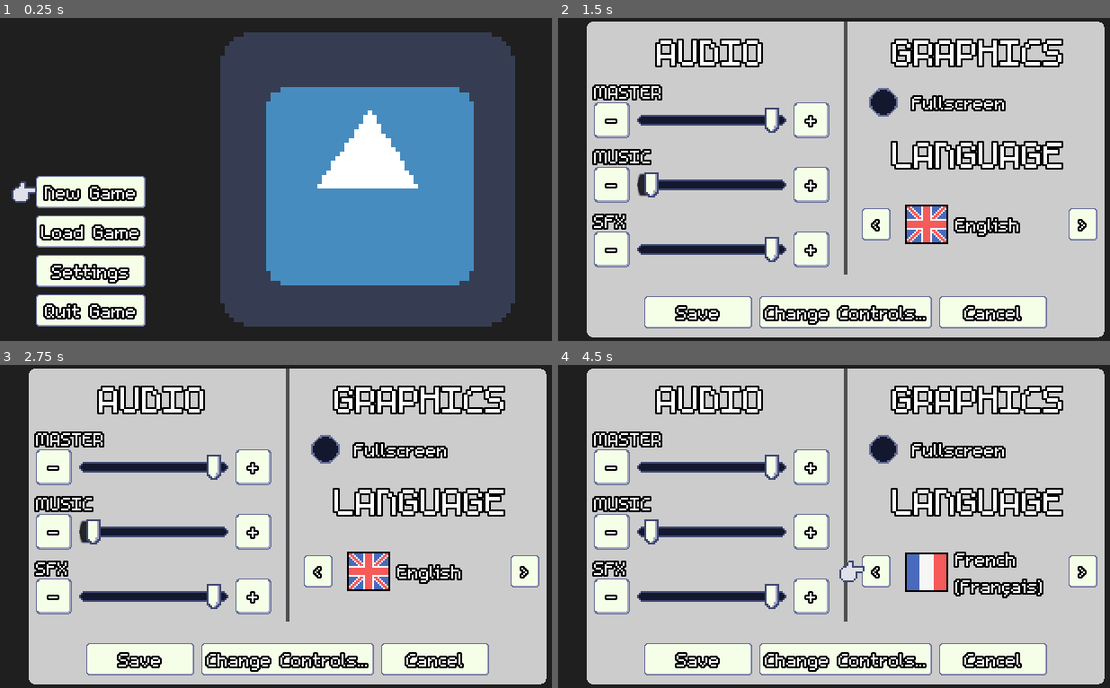
Above: before the commit, frames 1-4 (two rows, left to right).
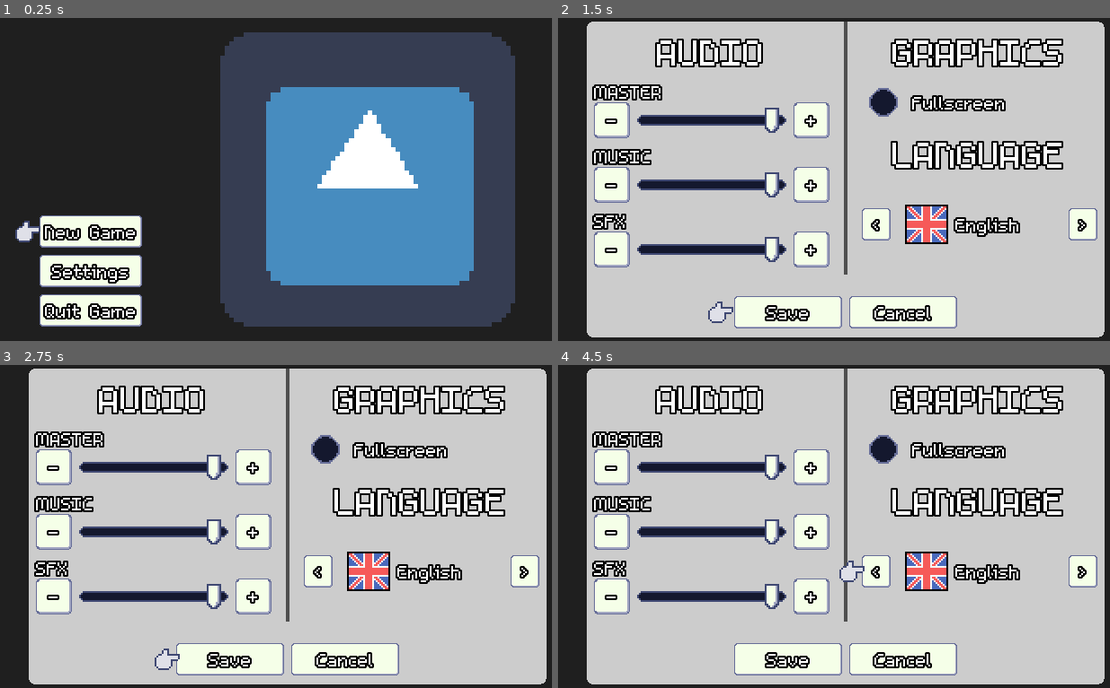
Above: after the commit, the same moments.

Repository: mrcdk/Godot-3.2-Pixelart-Template
Game: Godot game, scene res://Main.tscn
The game is run twice, just before and just after one commit, with the same random seed, the same clock (stepped at 60 frames per second) and the same inputs. The engine's default icon, where the game draws it, is replaced by a stand-in: a white triangle on a blue panel in a dark square.
Inputs:
- Up to frame 1 (0.25 s): no input
- Up to frame 2 (1.5 s): click "Settings" at 0.5 s; click "New Game" at 1.25 s
- Up to frame 3 (2.75 s): click "New Game" at 2 s
- Up to frame 4 (4.5 s): click "-" at 2.75 s; click "+" at 3.5 s; click "<" at 4.25 s

The runs differ from the first frame. In frame 1, 3.2% of the frame differs, in the area x 2-27%, y 48-96%; in frame 2, 5.0%; in frame 3, 5.0%; in frame 4, 7.0%, in the area x 15-89%, y 47-97%.
Error in both runs: Invalid call. Nonexistent function 'apply' in base 'Nil'. (res://Settings.gd:28)

Commit message:
Cleanup and added a HTML5 click grabber

Diff:
--- a/Events.gd
+++ b/Events.gd
@@ -1,4 +1,3 @@
 extends Node
 
-#signal load_game_requested()
-#signal save_game_requested()
+signal html5_click_grabber_clicked()
--- /dev/null
+++ b/HTML5Click.gd
@@ -0,0 +1,11 @@
+extends CanvasLayer
+
+func _ready() -> void:
+	if not OS.get_name() == "HTML5":
+		queue_free()
+	else:
+		get_child(0).show()
+
+func _on_OkayButton_pressed() -> void:
+	Events.emit_signal("html5_click_grabber_clicked")
+	queue_free()
--- /dev/null
+++ b/HTML5Click.tscn
@@ -0,0 +1,41 @@
+[gd_scene load_steps=4 format=2]
+
+[ext_resource path="res://gui/Theme.theme" type="Theme" id=1]
+[ext_resource path="res://HTML5Click.gd" type="Script" id=2]
+
+[sub_resource type="StyleBoxFlat" id=1]
+bg_color = Color( 0, 0, 0, 0.784314 )
+
+[node name="HTML5Click" type="CanvasLayer"]
+pause_mode = 2
+layer = 128
+script = ExtResource( 2 )
+
+[node name="PanelContainer" type="PanelContainer" parent="."]
+visible = false
+anchor_right = 1.0
+anchor_bottom = 1.0
+theme = ExtResource( 1 )
+custom_styles/panel = SubResource( 1 )
+__meta__ = {
+"_edit_use_anchors_": false
+}
+
+[node name="CenterContainer" type="CenterContainer" parent="PanelContainer"]
+margin_right = 320.0
+margin_bottom = 180.0
+
+[node name="VBoxContainer" type="VBoxContainer" parent="PanelContainer/CenterContainer"]
+margin_left = 132.0
+margin_top = 81.0
+margin_right = 187.0
+margin_bottom = 99.0
+
+[node name="OkayButton" type="Button" parent="PanelContainer/CenterContainer/VBoxContainer"]
+margin_right = 55.0
+margin_bottom = 18.0
+focus_mode = 1
+mouse_default_cursor_shape = 2
+enabled_focus_mode = 1
+text = "CLICK ME"
+[connection signal="pressed" from="PanelContainer/CenterContainer/VBoxContainer/OkayButton" to="." method="_on_OkayButton_pressed"]
--- a/Main.tscn
+++ b/Main.tscn
@@ -1,7 +1,10 @@
-[gd_scene load_steps=2 format=2]
+[gd_scene load_steps=3 format=2]
 
+[ext_resource path="res://HTML5Click.tscn" type="PackedScene" id=1]
 [ext_resource path="res://gui/MainMenu.tscn" type="PackedScene" id=3]
 
 [node name="Main" type="Node"]
 
 [node name="MainMenu" parent="." instance=ExtResource( 3 )]
+
+[node name="HTML5Click" parent="." instance=ExtResource( 1 )]
--- /dev/null
+++ b/SaveFile.gd
@@ -0,0 +1,56 @@
+extends Resource
+class_name SaveFile
+
+export (Vector2) var image_size = Vector2.ZERO
+export (int) var image_format = 0
+export (int) var uncompressed_size = 0
+export (PoolByteArray) var compressed_image_buffer = PoolByteArray()
+
+export (String) var title = ""
+export (int) var timestamp = 0
+
+export (PoolByteArray) var data = PoolByteArray()
+export (int) var data_size = 0
+
+var _data = {
+	"player_position": Vector2(100, 20),
+	"health": 100,
+	"enemies_left": 50,
+	"test": "testing a string",
+}
+
+var image_texture = ImageTexture.new()
+
+func get_texture():
+	if compressed_image_buffer.empty(): return image_texture
+
+	var img = Image.new()
+	var buffer = compressed_image_buffer.decompress(uncompressed_size, File.COMPRESSION_DEFLATE)
+	img.create_from_data(image_size.x, image_size.y, false, image_format, buffer)
+
+	image_texture.create_from_image(img)
+
+	return image_texture
+
+func save_file(image:Image, title):
+	if image:
+
+		image_size = image.get_size()
+		image_format = image.get_format()
+
+		var buffer = image.get_data()
+		uncompressed_size = buffer.size()
+		compressed_image_buffer = buffer.compress(File.COMPRESSION_DEFLATE)
+
+		print(image_size, " ", uncompressed_size)
+
+	self.title = title
+	timestamp = OS.get_unix_time()
+	var bytes = var2bytes(_data)
+	data_size = bytes.size()
+	data = bytes.compress(File.COMPRESSION_DEFLATE)
+
+	ResourceSaver.save("user://tmp.res", self)
+
+func load_file():
+	pass
--- /dev/null
+++ b/SaveLoad.gd
@@ -0,0 +1 @@
+extends CanvasLayer
--- /dev/null
+++ b/SaveLoad.tscn
@@ -0,0 +1,24 @@
+[gd_scene load_steps=3 format=2]
+
+[ext_resource path="res://gui/saveload/SaveLoadContainer.tscn" type="PackedScene" id=1]
+[ext_resource path="res://SaveLoad.gd" type="Script" id=2]
+
+[node name="SaveLoad" type="CanvasLayer"]
+layer = 40
+script = ExtResource( 2 )
+
+[node name="MarginContainer" type="MarginContainer" parent="."]
+pause_mode = 2
+anchor_right = 1.0
+anchor_bottom = 1.0
+mouse_filter = 2
+custom_constants/margin_right = 16
+custom_constants/margin_top = 16
+custom_constants/margin_left = 16
+custom_constants/margin_bottom = 16
+__meta__ = {
+"_edit_use_anchors_": false
+}
+
+[node name="SaveLoadContainer" parent="MarginContainer" instance=ExtResource( 1 )]
+visible = false
--- a/Settings.tscn
+++ b/Settings.tscn
@@ -3,8 +3,8 @@
 [ext_resource path="res://Settings.gd" type="Script" id=1]
 [ext_resource path="res://gui/settings/SettingsContainer.tscn" type="PackedScene" id=3]
 
-
 [node name="Settings" type="CanvasLayer"]
+pause_mode = 2
 layer = 50
 script = ExtResource( 1 )
 
--- a/Transitions.tscn
+++ b/Transitions.tscn
@@ -94,6 +94,7 @@
 }
 
 [node name="Transitions" type="CanvasLayer"]
+pause_mode = 2
 layer = 120
 script = ExtResource( 1 )
 
@@ -151,7 +152,7 @@
 [node name="AnimatedSprite" type="AnimatedSprite" parent="LoadingContainer/VBoxContainer/HBoxContainer/Control"]
 position = Vector2( 0, 8 )
 frames = SubResource( 7 )
-frame = 3
+frame = 1
 playing = true
 centered = false
 
--- /dev/null
+++ b/gui/ControlsContainer.gd
@@ -0,0 +1,20 @@
+extends PanelContainer
+
+onready var ControlsTree = find_node("ControlsTree")
+
+func _ready() -> void:
+	var root = ControlsTree.create_item()
+	ControlsTree.hide_root = true
+	ControlsTree.set_column_expand(1, false)
+	ControlsTree.set_column_min_width(1, 16)
+	fill_tree()
+
+func fill_tree() -> void:
+	var root = ControlsTree.get_root()
+	for action in InputMap.get_actions():
+		#if action.begins_with("ui_"): continue
+		var action_item = ControlsTree.create_item(root)
+		action_item.set_text(0, action)
+		for action_input in InputMap.get_action_list(action):
+			var input_item = ControlsTree.create_item(action_item)
+			input_item.set_text(0, action_input.as_text())
--- /dev/null
+++ b/gui/ControlsContainer.tscn
@@ -0,0 +1,40 @@
+[gd_scene load_steps=4 format=2]
+
+[ext_resource path="res://gui/m5x7-32.tres" type="DynamicFont" id=1]
+[ext_resource path="res://gui/ControlsContainer.gd" type="Script" id=2]
+[ext_resource path="res://gui/Theme.theme" type="Theme" id=3]
+
+[node name="ControlsContainer" type="PanelContainer"]
+margin_left = 16.0
+margin_top = 16.0
+margin_right = 304.0
+margin_bottom = 164.0
+theme = ExtResource( 3 )
+script = ExtResource( 2 )
+__meta__ = {
+"_edit_use_anchors_": false
+}
+
+[node name="VBoxContainer" type="VBoxContainer" parent="."]
+margin_left = 4.0
+margin_top = 4.0
+margin_right = 284.0
+margin_bottom = 144.0
+
+[node name="Label" type="Label" parent="VBoxContainer"]
+margin_right = 280.0
+margin_bottom = 26.0
+custom_fonts/font = ExtResource( 1 )
+text = "settings_change_controls"
+align = 1
+__meta__ = {
+"_edit_use_anchors_": false
+}
+
+[node name="ControlsTree" type="Tree" parent="VBoxContainer"]
+margin_top = 30.0
+margin_right = 280.0
+margin_bottom = 140.0
+size_flags_vertical = 3
+columns = 2
+select_mode = 1
--- /dev/null
+++ b/gui/ControlsLayer.gd
@@ -0,0 +1,10 @@
+extends CanvasLayer
+
+func _ready() -> void:
+	hide()
+
+func show():
+	$Control.show()
+
+func hide():
+	$Control.hide()
--- /dev/null
+++ b/gui/ControlsLayer.tscn
@@ -0,0 +1,38 @@
+[gd_scene load_steps=4 format=2]
+
+[ext_resource path="res://gui/Theme.theme" type="Theme" id=1]
+[ext_resource path="res://gui/ControlsContainer.tscn" type="PackedScene" id=2]
+[ext_resource path="res://gui/ControlsLayer.gd" type="Script" id=3]
+
+[node name="ControlsLayer" type="CanvasLayer"]
+layer = 51
+script = ExtResource( 3 )
+
+[node name="Control" type="Control" parent="."]
+anchor_right = 1.0
+anchor_bottom = 1.0
+theme = ExtResource( 1 )
+__meta__ = {
+"_edit_use_anchors_": false
+}
+
+[node name="ColorRect" type="ColorRect" parent="Control"]
+anchor_right = 1.0
+anchor_bottom = 1.0
+color = Color( 0.0898438, 0.0898438, 0.0898438, 0.392157 )
+__meta__ = {
+"_edit_use_anchors_": false
+}
+
+[node name="MarginContainer" type="MarginContainer" parent="Control"]
+anchor_right = 1.0
+anchor_bottom = 1.0
+custom_constants/margin_right = 16
+custom_constants/margin_top = 16
+custom_constants/margin_left = 16
+custom_constants/margin_bottom = 16
+__meta__ = {
+"_edit_use_anchors_": false
+}
+
+[node name="ControlsContainer" parent="Control/MarginContainer" instance=ExtResource( 2 )]
--- a/gui/HandControl.gd
+++ b/gui/HandControl.gd
@@ -8,10 +8,12 @@
 		visible = false
 		return
 
+	"""
 	var scroll_container = _find_scroll_container(focus_owner)
 
 	if scroll_container:
 		focus_owner = scroll_container
+	"""
 
 	var target = focus_owner.rect_global_position
 	target.y += focus_owner.rect_size.y / 2
--- a/gui/HandIndicator.tscn
+++ b/gui/HandIndicator.tscn
@@ -2,8 +2,8 @@
 
 [ext_resource path="res://gui/HandControl.tscn" type="PackedScene" id=1]
 
-
 [node name="HandIndicator" type="CanvasLayer"]
+pause_mode = 2
 layer = 100
 
 [node name="HandControl" parent="." instance=ExtResource( 1 )]
--- a/gui/MainMenu.gd
+++ b/gui/MainMenu.gd
@@ -1,15 +1,22 @@
 extends PanelContainer
 
+onready var GameLogoTexture = find_node("GameLogoTexture")
 onready var NewGameButton = find_node("NewGameButton")
 onready var LoadGameButton = find_node("LoadGameButton")
 onready var SettingsButton = find_node("SettingsButton")
 
 func _ready() -> void:
-	NewGameButton.grab_focus()
+	if not OS.get_name() == "HTML5":
+		NewGameButton.grab_focus()
+
+	Events.connect("html5_click_grabber_clicked", self, "_on_click_grabber_clicked")
 	Settings.connect("settings_closed", self, "_on_settings_closed")
 
 func _on_settings_closed() -> void:
 	SettingsButton.grab_focus()
+
+func _on_click_grabber_clicked() -> void:
+	NewGameButton.grab_focus()
 
 func _on_NewGameButton_pressed() -> void:
 	Transitions.change_scene("res://TestScene.tscn")
--- a/gui/MainMenu.tscn
+++ b/gui/MainMenu.tscn
@@ -32,7 +32,7 @@
 margin_bottom = 164.0
 
 [node name="VBoxContainer" type="VBoxContainer" parent="MarginContainer/VBoxContainer"]
-margin_right = 104.0
+margin_right = 103.0
 margin_bottom = 164.0
 size_flags_horizontal = 6
 size_flags_stretch_ratio = 0.4
@@ -40,13 +40,14 @@
 alignment = 2
 
 [node name="NewGameButton" type="Button" parent="MarginContainer/VBoxContainer/VBoxContainer"]
-margin_top = 80.0
-margin_right = 104.0
-margin_bottom = 98.0
+margin_top = 102.0
+margin_right = 103.0
+margin_bottom = 120.0
 mouse_default_cursor_shape = 2
 text = "common_new_game"
 
 [node name="LoadGameButton" type="Button" parent="MarginContainer/VBoxContainer/VBoxContainer"]
+visible = false
 margin_top = 102.0
 margin_right = 104.0
 margin_bottom = 120.0
@@ -55,20 +56,20 @@
 
 [node name="SettingsButton" type="Button" parent="MarginContainer/VBoxContainer/VBoxContainer"]
 margin_top = 124.0
-margin_right = 104.0
+margin_right = 103.0
 margin_bottom = 142.0
 mouse_default_cursor_shape = 2
 text = "common_settings"
 
 [node name="QuitGameButton" type="Button" parent="MarginContainer/VBoxContainer/VBoxContainer"]
 margin_top = 146.0
-margin_right = 104.0
+margin_right = 103.0
 margin_bottom = 164.0
 mouse_default_cursor_shape = 2
 text = "common_quit_game"
 
 [node name="GameLogoTexture" type="TextureRect" parent="MarginContainer/VBoxContainer"]
-margin_left = 108.0
+margin_left = 107.0
 margin_right = 304.0
 margin_bottom = 164.0
 size_flags_horizontal = 3
--- a/gui/localization/localization.csv
+++ b/gui/localization/localization.csv
@@ -21,3 +21,7 @@
 common_settings,Settings,Ajustes,
 common_quit_game,Quit Game,Salir del Juego,
 common_loading_scene,Loading...,Cargando...,
+saveload_title_save,Save,Salvar,
+saveload_title_load,Load,Cargar,
+saveload_entry_title,Save title,Título salvado,
+saveload_entry_date,{hour}:{minute}:{second} {ampm} {month}/{day}/{year},{hour}:{minute}:{second} {day}/{month}/{year},
--- /dev/null
+++ b/gui/m5x7-16-noborder.tres
@@ -0,0 +1,7 @@
+[gd_resource type="DynamicFont" load_steps=2 format=2]
+
+[ext_resource path="res://assets/gui/fonts/m5x7.ttf" type="DynamicFontData" id=1]
+
+[resource]
+outline_color = Color( 0, 0, 0, 1 )
+font_data = ExtResource( 1 )
--- /dev/null
+++ b/gui/saveload/SaveLoadContainer.gd
@@ -0,0 +1 @@
+extends PanelContainer
--- /dev/null
+++ b/gui/saveload/SaveLoadContainer.tscn
@@ -0,0 +1,78 @@
+[gd_scene load_steps=5 format=2]
+
+[ext_resource path="res://gui/saveload/SaveLoadContainer.gd" type="Script" id=1]
+[ext_resource path="res://gui/Theme.theme" type="Theme" id=3]
+[ext_resource path="res://gui/m5x7-32.tres" type="DynamicFont" id=4]
+[ext_resource path="res://gui/saveload/SaveLoadEntry.tscn" type="PackedScene" id=5]
+
+[node name="SaveLoadContainer" type="PanelContainer"]
+margin_left = 16.0
+margin_top = 16.0
+margin_right = 304.0
+margin_bottom = 164.0
+theme = ExtResource( 3 )
+script = ExtResource( 1 )
+__meta__ = {
+"_edit_use_anchors_": false
+}
+
+[node name="VBoxContainer" type="VBoxContainer" parent="."]
+margin_left = 4.0
+margin_top = 4.0
+margin_right = 284.0
+margin_bottom = 144.0
+
+[node name="TitleLabel" type="Label" parent="VBoxContainer"]
+margin_right = 280.0
+margin_bottom = 26.0
+custom_fonts/font = ExtResource( 4 )
+text = "saveload_title_load"
+align = 1
+
+[node name="ScrollContainer" type="ScrollContainer" parent="VBoxContainer"]
+margin_top = 30.0
+margin_right = 280.0
+margin_bottom = 140.0
+size_flags_horizontal = 3
+size_flags_vertical = 3
+follow_focus = true
+
+[node name="VBoxContainer" type="VBoxContainer" parent="VBoxContainer/ScrollContainer"]
+margin_right = 274.0
+margin_bottom = 236.0
+size_flags_horizontal = 3
+size_flags_vertical = 3
+
+[node name="SaveLoadEntry" parent="VBoxContainer/ScrollContainer/VBoxContainer" instance=ExtResource( 5 )]
+anchor_right = 0.0
+anchor_bottom = 0.0
+margin_right = 274.0
+margin_bottom = 44.0
+
+[node name="SaveLoadEntry2" parent="VBoxContainer/ScrollContainer/VBoxContainer" instance=ExtResource( 5 )]
+anchor_right = 0.0
+anchor_bottom = 0.0
+margin_top = 48.0
+margin_right = 274.0
+margin_bottom = 92.0
+
+[node name="SaveLoadEntry3" parent="VBoxContainer/ScrollContainer/VBoxContainer" instance=ExtResource( 5 )]
+anchor_right = 0.0
+anchor_bottom = 0.0
+margin_top = 96.0
+margin_right = 274.0
+margin_bottom = 140.0
+
+[node name="SaveLoadEntry4" parent="VBoxContainer/ScrollContainer/VBoxContainer" instance=ExtResource( 5 )]
+anchor_right = 0.0
+anchor_bottom = 0.0
+margin_top = 144.0
+margin_right = 274.0
+margin_bottom = 188.0
+
+[node name="SaveLoadEntry5" parent="VBoxContainer/ScrollContainer/VBoxContainer" instance=ExtResource( 5 )]
+anchor_right = 0.0
+anchor_bottom = 0.0
+margin_top = 192.0
+margin_right = 274.0
+margin_bottom = 236.0
--- /dev/null
+++ b/gui/saveload/SaveLoadEntry.gd
@@ -0,0 +1,19 @@
+extends PanelContainer
+
+onready var SaveTexture = find_node("SaveTexture")
+onready var TitleLabel = find_node("TitleLabel")
+onready var DateLabel = find_node("DateLabel")
+
+func _ready() -> void:
+	setup()
+
+func setup():
+	DateLabel.text = tr("saveload_entry_date").format({
+		"hour": str(1).pad_zeros(2),
+		"minute": str(35).pad_zeros(2),
+		"second": str(58).pad_zeros(2),
+		"day": str(12).pad_zeros(2),
+		"month": str(5).pad_zeros(2),
+		"year": 2020,
+		"ampm": "AM",
+	})
--- /dev/null
+++ b/gui/saveload/SaveLoadEntry.tscn
@@ -0,0 +1,69 @@
+[gd_scene load_steps=4 format=2]
+
+[ext_resource path="res://icon.png" type="Texture" id=1]
+[ext_resource path="res://gui/m5x7-16-noborder.tres" type="DynamicFont" id=2]
+[ext_resource path="res://gui/saveload/SaveLoadEntry.gd" type="Script" id=3]
+
+[node name="SaveLoadEntry" type="PanelContainer"]
+anchor_right = 1.0
+anchor_bottom = 1.0
+script = ExtResource( 3 )
+__meta__ = {
+"_edit_use_anchors_": false
+}
+
+[node name="HBoxContainer" type="HBoxContainer" parent="."]
+margin_left = 7.0
+margin_top = 7.0
+margin_right = 313.0
+margin_bottom = 173.0
+custom_constants/separation = 0
+
+[node name="Button2" type="Button" parent="HBoxContainer"]
+margin_right = 42.0
+margin_bottom = 166.0
+text = "Load"
+
+[node name="SaveTexture" type="TextureRect" parent="HBoxContainer"]
+margin_left = 42.0
+margin_right = 106.0
+margin_bottom = 166.0
+rect_min_size = Vector2( 64, 36 )
+texture = ExtResource( 1 )
+expand = true
+stretch_mode = 6
+
+[node name="VBoxContainer" type="VBoxContainer" parent="HBoxContainer"]
+margin_left = 106.0
+margin_right = 306.0
+margin_bottom = 166.0
+size_flags_horizontal = 3
+size_flags_vertical = 3
+
+[node name="HBoxContainer" type="HBoxContainer" parent="HBoxContainer/VBoxContainer"]
+margin_right = 200.0
+margin_bottom = 20.0
+
+[node name="TitleLabel" type="Label" parent="HBoxContainer/VBoxContainer/HBoxContainer"]
+margin_top = 6.0
+margin_right = 141.0
+margin_bottom = 20.0
+size_flags_horizontal = 3
+size_flags_vertical = 10
+text = "saveload_entry_title"
+
+[node name="Button" type="Button" parent="HBoxContainer/VBoxContainer/HBoxContainer"]
+margin_left = 145.0
+margin_right = 200.0
+margin_bottom = 20.0
+text = "Delete"
+
+[node name="DateLabel" type="Label" parent="HBoxContainer/VBoxContainer"]
+modulate = Color( 0.560784, 0.560784, 0.560784, 1 )
+margin_top = 153.0
+margin_right = 200.0
+margin_bottom = 166.0
+size_flags_vertical = 10
+custom_fonts/font = ExtResource( 2 )
+text = "saveload_entry_date"
+align = 2
--- a/gui/settings/LanguageContainer.gd
+++ b/gui/settings/LanguageContainer.gd
@@ -13,10 +13,12 @@
 			continue
 		var entry = language_entry_scene.instance()
 		entry.language = language
-		entry.hide()
 		Languages.add_child(entry)
-
-	Languages.get_child(index).show()
+		if language == Settings.settings.language:
+			entry.show()
+			index = entry.get_index()
+		else:
+			entry.hide()
 
 func _change():
 	for i in Languages.get_child_count():
--- a/gui/settings/LanguageContainer.tscn
+++ b/gui/settings/LanguageContainer.tscn
@@ -2,7 +2,6 @@
 
 [ext_resource path="res://gui/m5x7-32.tres" type="DynamicFont" id=1]
 [ext_resource path="res://gui/settings/LanguageContainer.gd" type="Script" id=3]
-
 
 [sub_resource type="StyleBoxEmpty" id=1]
 
@@ -38,6 +37,7 @@
 margin_bottom = 20.0
 rect_min_size = Vector2( 16, 16 )
 focus_neighbour_right = NodePath("../NextButton")
+mouse_default_cursor_shape = 2
 size_flags_vertical = 4
 text = "<"
 
@@ -54,6 +54,7 @@
 margin_bottom = 20.0
 rect_min_size = Vector2( 16, 16 )
 focus_neighbour_left = NodePath("../PrevButton")
+mouse_default_cursor_shape = 2
 size_flags_vertical = 4
 text = ">"
 [connection signal="pressed" from="HBoxContainer/PrevButton" to="." method="_on_PrevButton_pressed"]
--- a/gui/settings/LanguageEntry.gd
+++ b/gui/settings/LanguageEntry.gd
@@ -1,7 +1,4 @@
 extends PanelContainer
-
-export (StyleBox) var focused_style = null
-export (StyleBox) var unfocused_style = null
 
 onready var EnabledCheck = find_node("EnabledCheck")
 onready var FlagTexture = find_node("FlagTexture")
@@ -10,30 +7,8 @@
 var language = "en"
 
 func _ready():
-	set("custom_styles/panel", unfocused_style)
 	FlagTexture.texture = load("res://assets/gui/flags/%s.png" % language)
 	LanguageLabel.text = "settings_language_%s" % language
-
-
-func _on_LanguageEntry_gui_input(event: InputEvent) -> void:
-	var change_language = false
-	if event is InputEventMouseButton:
-		event = event as InputEventMouseButton
-		if event.pressed and event.button_index == BUTTON_LEFT:
-			change_language = true
-
-	if event.is_action_pressed("ui_accept") or event.is_action_pressed("ui_select"):
-		change_language = true
-
-	if change_language:
-		Settings.settings.language = language
-
-
-func _on_LanguageEntry_focus_entered() -> void:
-	set("custom_styles/panel", focused_style)
-
-func _on_LanguageEntry_focus_exited() -> void:
-	set("custom_styles/panel", unfocused_style)
 
 func _on_LanguageEntry_visibility_changed() -> void:
 	if visible:
--- a/gui/settings/LanguageEntry.tscn
+++ b/gui/settings/LanguageEntry.tscn
@@ -1,43 +1,18 @@
-[gd_scene load_steps=5 format=2]
+[gd_scene load_steps=3 format=2]
 
 [ext_resource path="res://icon.png" type="Texture" id=1]
 [ext_resource path="res://gui/settings/LanguageEntry.gd" type="Script" id=2]
-
-[sub_resource type="StyleBoxFlat" id=1]
-content_margin_left = 4.0
-content_margin_right = 4.0
-content_margin_top = 4.0
-content_margin_bottom = 4.0
-draw_center = false
-border_width_left = 1
-border_width_top = 1
-border_width_right = 1
-border_width_bottom = 1
-border_color = Color( 0.309804, 0.309804, 0.309804, 1 )
-corner_radius_top_left = 4
-corner_radius_top_right = 4
-corner_radius_bottom_right = 4
-corner_radius_bottom_left = 4
-
-[sub_resource type="StyleBoxEmpty" id=2]
-content_margin_left = 4.0
-content_margin_right = 4.0
-content_margin_top = 4.0
-content_margin_bottom = 4.0
 
 [node name="LanguageEntry" type="PanelContainer"]
 margin_right = 320.0
 margin_bottom = 38.0
 rect_min_size = Vector2( 80, 0 )
-mouse_default_cursor_shape = 2
 size_flags_horizontal = 3
 size_flags_vertical = 3
 script = ExtResource( 2 )
 __meta__ = {
 "_edit_use_anchors_": false
 }
-focused_style = SubResource( 1 )
-unfocused_style = SubResource( 2 )
 
 [node name="VBoxContainer" type="HBoxContainer" parent="."]
 margin_left = 7.0
@@ -62,7 +37,4 @@
 text = "settings_language_english"
 valign = 1
 autowrap = true
-[connection signal="focus_entered" from="." to="." method="_on_LanguageEntry_focus_entered"]
-[connection signal="focus_exited" from="." to="." method="_on_LanguageEntry_focus_exited"]
-[connection signal="gui_input" from="." to="." method="_on_LanguageEntry_gui_input"]
 [connection signal="visibility_changed" from="." to="." method="_on_LanguageEntry_visibility_changed"]
--- a/gui/settings/SettingsContainer.tscn
+++ b/gui/settings/SettingsContainer.tscn
@@ -6,10 +6,6 @@
 [ext_resource path="res://gui/Theme.theme" type="Theme" id=4]
 [ext_resource path="res://gui/settings/SettingsContainer.gd" type="Script" id=5]
 [ext_resource path="res://assets/suck.wav" type="AudioStream" id=6]
-
-
-
-
 
 [node name="SettingsContainer" type="PanelContainer"]
 pause_mode = 2
@@ -139,8 +135,8 @@
 alignment = 1
 
 [node name="SaveButton" type="Button" parent="VBoxContainer/HBoxContainer2"]
-margin_left = 115.0
-margin_right = 190.0
+margin_left = 186.0
+margin_right = 261.0
 margin_bottom = 18.0
 rect_min_size = Vector2( 60, 0 )
 focus_neighbour_top = NodePath("../../HBoxContainer/AudioContainer/VBoxContainer/HBoxContainer3/SFXVolumeContainer/MinusButton")
@@ -149,6 +145,7 @@
 text = "common_save"
 
 [node name="ControlsButton" type="Button" parent="VBoxContainer/HBoxContainer2"]
+visible = false
 margin_left = 194.0
 margin_right = 332.0
 margin_bottom = 18.0
@@ -159,8 +156,8 @@
 text = "settings_change_controls"
 
 [node name="CancelButton" type="Button" parent="VBoxContainer/HBoxContainer2"]
-margin_left = 336.0
-margin_right = 418.0
+margin_left = 265.0
+margin_right = 347.0
 margin_bottom = 18.0
 rect_min_size = Vector2( 60, 0 )
 focus_neighbour_left = NodePath("../ControlsButton")
--- a/gui/settings/VolumeSliderContainer.tscn
+++ b/gui/settings/VolumeSliderContainer.tscn
@@ -1,7 +1,6 @@
 [gd_scene load_steps=2 format=2]
 
 [ext_resource path="res://gui/settings/VolumeSliderContainer.gd" type="Script" id=1]
-
 
 [node name="VolumeSliderContainer" type="HBoxContainer"]
 anchor_right = 1.0
--- a/project.godot
+++ b/project.godot
@@ -10,11 +10,17 @@
 
 _global_script_classes=[ {
 "base": "Resource",
+"class": "SaveFile",
+"language": "GDScript",
+"path": "res://SaveFile.gd"
+}, {
+"base": "Resource",
 "class": "SettingsData",
 "language": "GDScript",
 "path": "res://SettingsData.gd"
 } ]
 _global_script_class_icons={
+"SaveFile": "",
 "SettingsData": ""
 }
 
@@ -28,6 +34,7 @@
 
 Events="*res://Events.gd"
 Settings="*res://Settings.tscn"
+SaveLoad="*res://SaveLoad.tscn"
 Transitions="*res://Transitions.tscn"
 HandIndicator="*res://gui/HandIndicator.tscn"
 
Binary file changed: gui/Theme.theme
Binary file changed: gui/localization/localization.en.translation
Binary file changed: gui/localization/localization.es.translation
Binary file changed: gui/localization/localization.fr.translation
